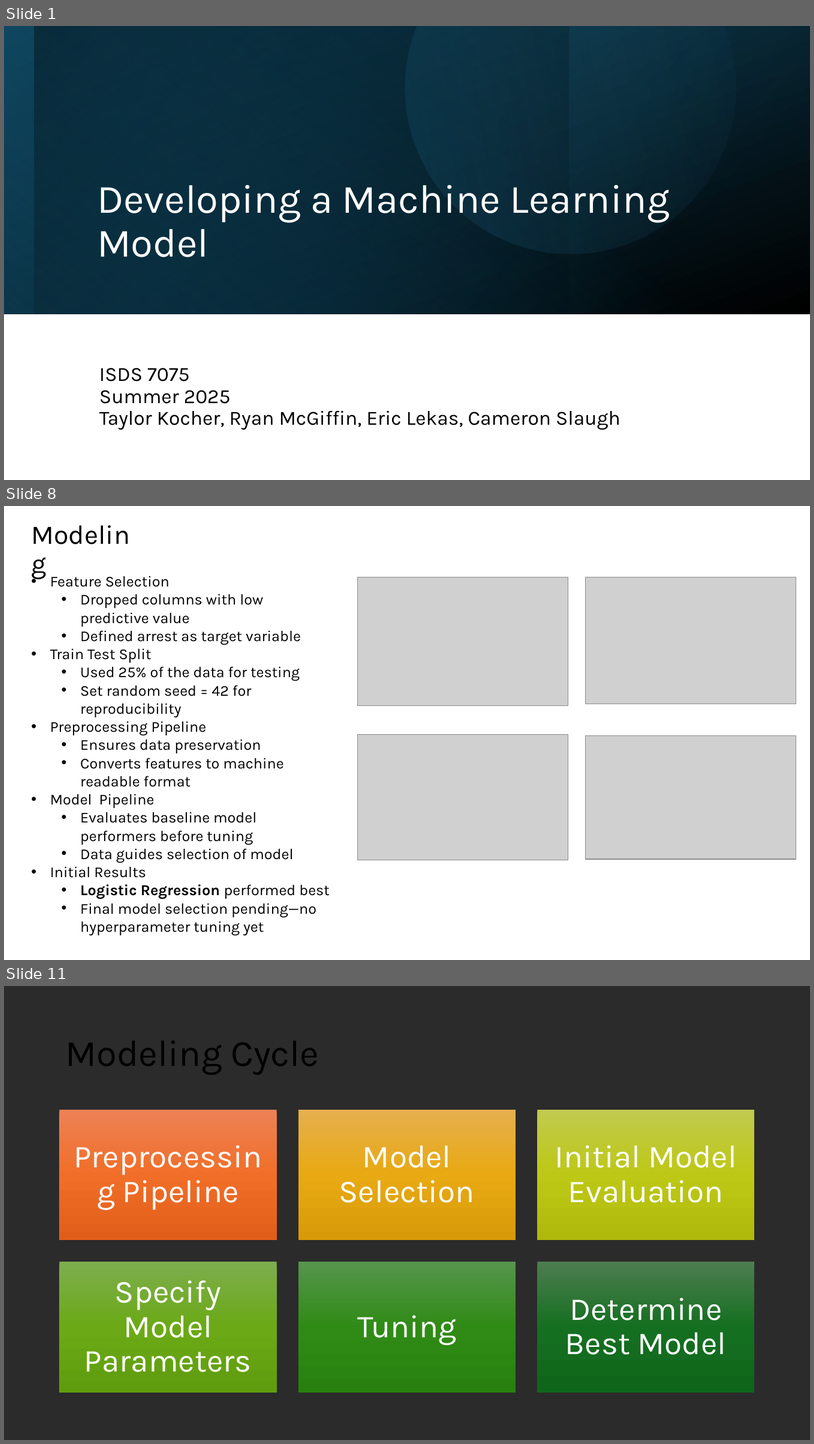
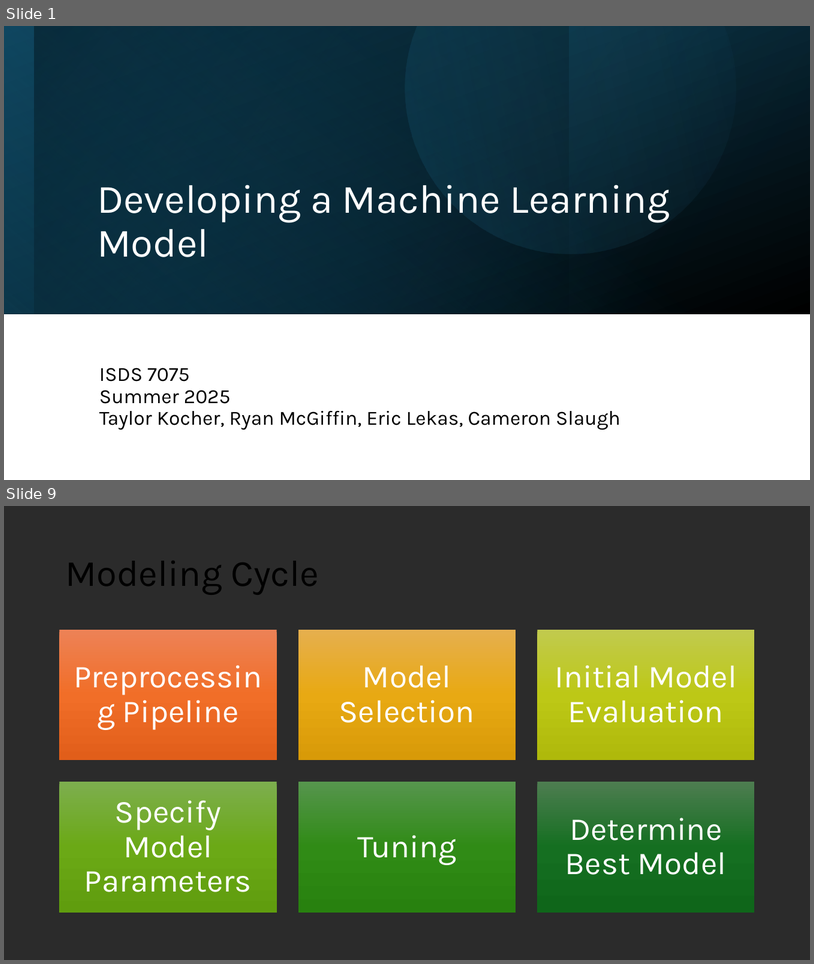
Before and after one commit to tkoche3/ISDS7075, a slide deck: ISDS 7075 Final Presentation.pptx. Shown one above the other, each under a label of ours: slides 1, 8 and 11 before the commit, slides 1 and 9 after it; the slides between them are not shown. The pictures are 814x1444 and 814x964 pixels, drawn with LibreOffice and Linux fonts; fonts in the diff are those of the drawing; grey boxes stand for pictures; background and template pictures are left out; a plain dark background stands for a picture behind light text. Boxes give left, top, right and bottom in pixels: in the first picture for what was removed or moved away, otherwise in the second. Text is boxed around its words. In the diff, an @@ line names an element or a change of style, - is before the commit and + after.

Commit message:
Formatting

```diff
--- a/ISDS 7075 Final Presentation.pptx
+++ b/ISDS 7075 Final Presentation.pptx
@@ slide 8 removed at bbox=[4, 506, 810, 960], background #FFFFFF @@
@@ title removed at bbox=[25, 531, 146, 568] @@
-Modeling
@@ text removed at bbox=[50, 576, 330, 935] @@
-• Feature Selection
-  • Dropped columns with low predictive value
-  • Defined arrest as target variable
-• Train Test Split
-  • Used 25% of the data for testing
-  • Set random seed = 42 for reproducibility
-• Preprocessing Pipeline
-  • Ensures data preservation
-  • Converts features to machine readable format
-• Model Pipeline
-  • Evaluates baseline model performers before tuning
-  • Data guides selection of model
-• Initial Results
-  • Logistic Regression performed best
-  • Final model selection pending—no hyperparameter tuning yet
@@ picture removed at bbox=[357, 577, 569, 706] @@
@@ picture removed at bbox=[585, 577, 797, 705] @@
@@ picture removed at bbox=[357, 735, 569, 860] @@
@@ picture removed at bbox=[585, 735, 797, 859] @@
@@ what was slide 11 is now slide 9 @@
```
Also in this commit, not shown: 12 slides changed, 2 slides added, 3 other slides removed.
